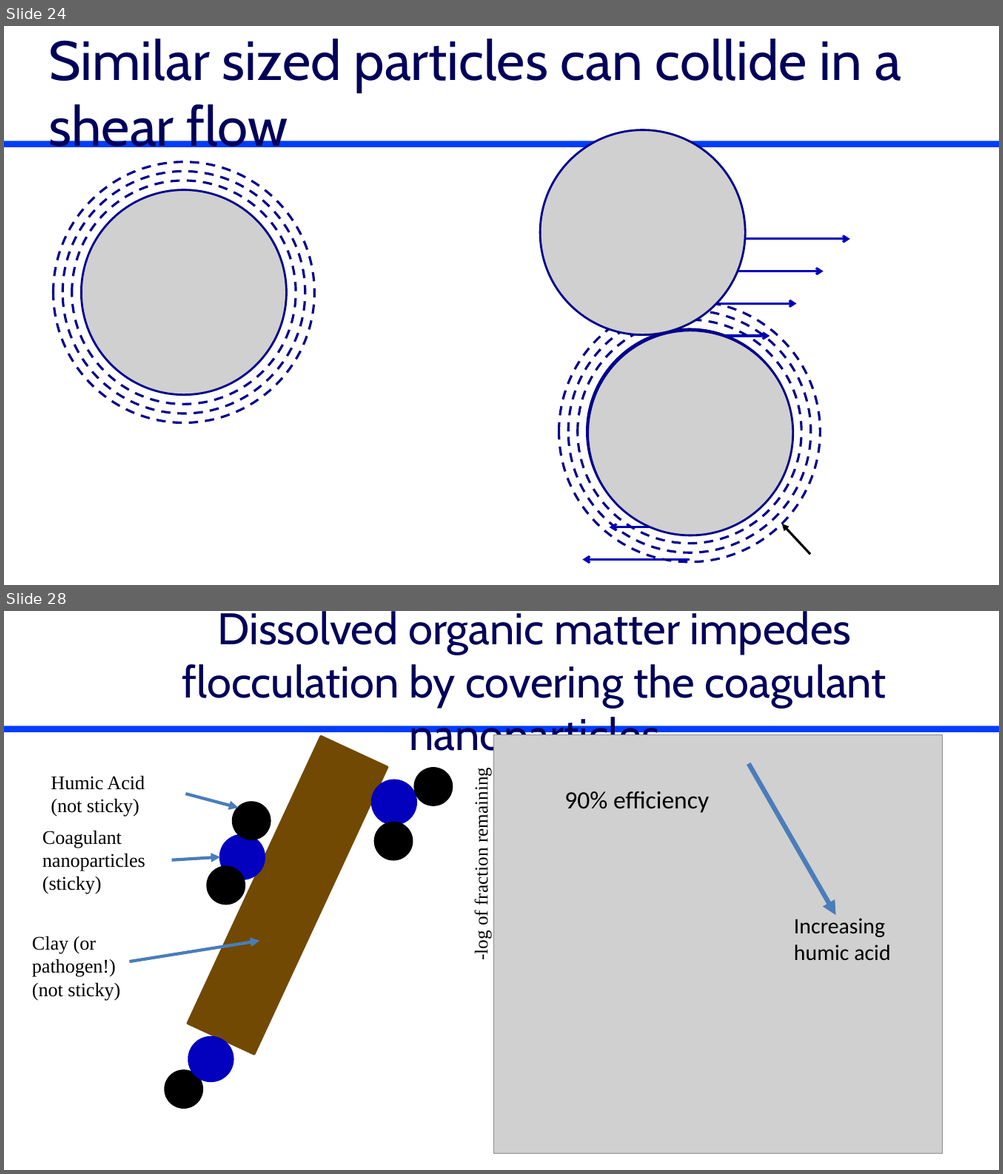
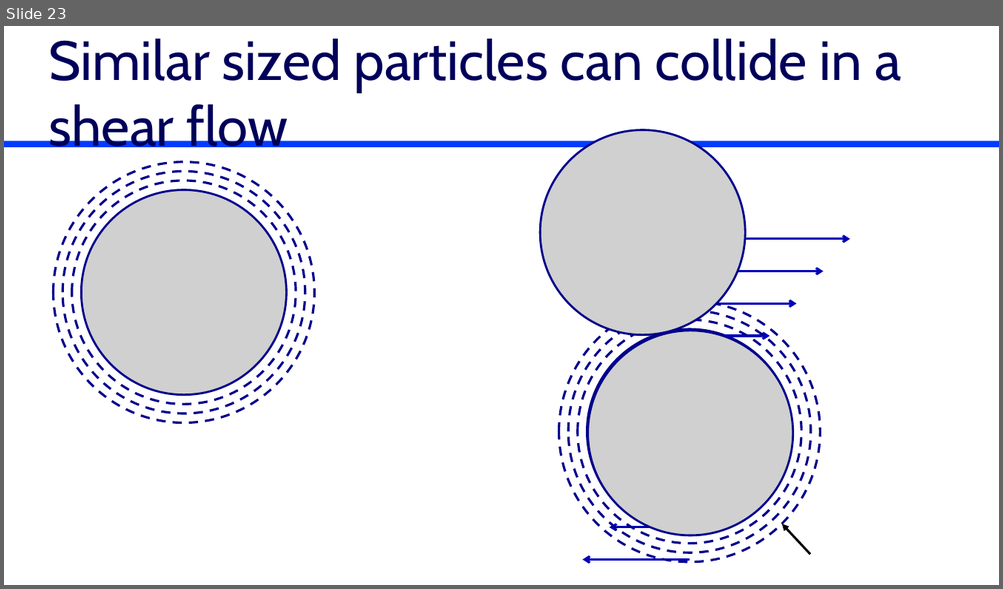
Before and after one commit to monroews/CEE4520Lectures, a slide deck: Flocculation Introduction.pptx. Shown one above the other, each under a label of ours: slides 24 and 28 before the commit, slide 23 after it; the slides between them are not shown. The pictures are 1003x1174 and 1003x589 pixels, drawn with LibreOffice and Linux fonts; fonts in the diff are those of the drawing; grey boxes stand for pictures; background and template pictures are left out. Boxes give left, top, right and bottom in pixels: in the first picture for what was removed or moved away, otherwise in the second. Text is boxed around its words. In the diff, an @@ line names an element or a change of style, - is before the commit and + after.

```diff
--- a/Flocculation Introduction.pptx
+++ b/Flocculation Introduction.pptx
@@ slide 28 removed at [4,611,999,1170], background #FFFFFF; not listed: 1 template element that a slide beside it also shows @@
@@ title removed at [182,611,886,760] @@
-Dissolved organic matter impedes flocculation by covering the coagulant nanoparticles
@@ rectangle removed at [188,736,388,1055] @@
@@ picture removed at [494,735,942,1154] @@
@@ arrow removed from (748, 764) to (836, 915) @@
@@ text removed at [51,775,145,817] @@
-Humic Acid
-(not sticky)
@@ ellipse removed at [372,780,416,824] @@
@@ ellipse removed at [415,769,452,806] @@
@@ text removed at [471,775,492,960] @@
--log of fraction remaining
@@ arrow removed from (185, 794) to (239, 808) @@
@@ ellipse removed at [233,803,270,840] @@
@@ text removed at [564,792,708,813] @@
-90% efficiency
@@ text removed at [42,830,145,894] @@
-Coagulant nanoparticles
-(sticky)
@@ ellipse removed at [375,823,412,860] @@
@@ ellipse removed at [220,835,264,880] @@
@@ arrow removed from (172, 860) to (220, 857) @@
@@ ellipse removed at [208,867,245,904] @@
@@ text removed at [794,918,890,960] @@
-Increasing humic acid
@@ text removed at [32,936,120,1001] @@
-Clay (or pathogen!)
-(not sticky)
@@ arrow removed from (129, 962) to (260, 941) @@
@@ ellipse removed at [189,1038,233,1082] @@
@@ ellipse removed at [165,1071,202,1109] @@
@@ what was slide 24 is now slide 23 @@
```
Also in this commit, not shown: 9 slides changed, 5 slides added, 4 other slides removed.
